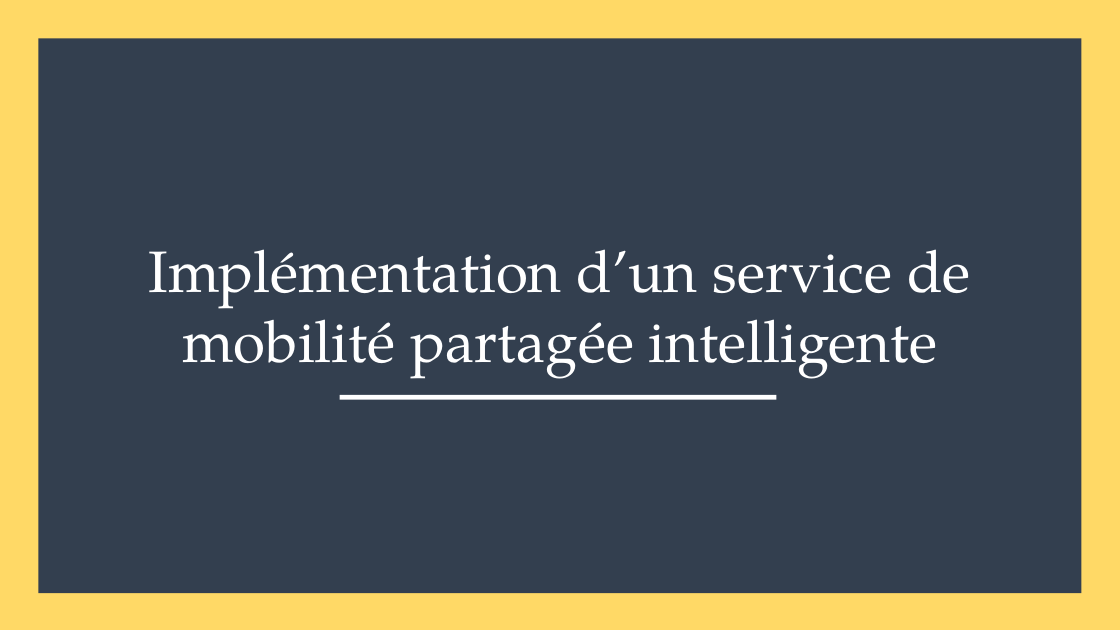
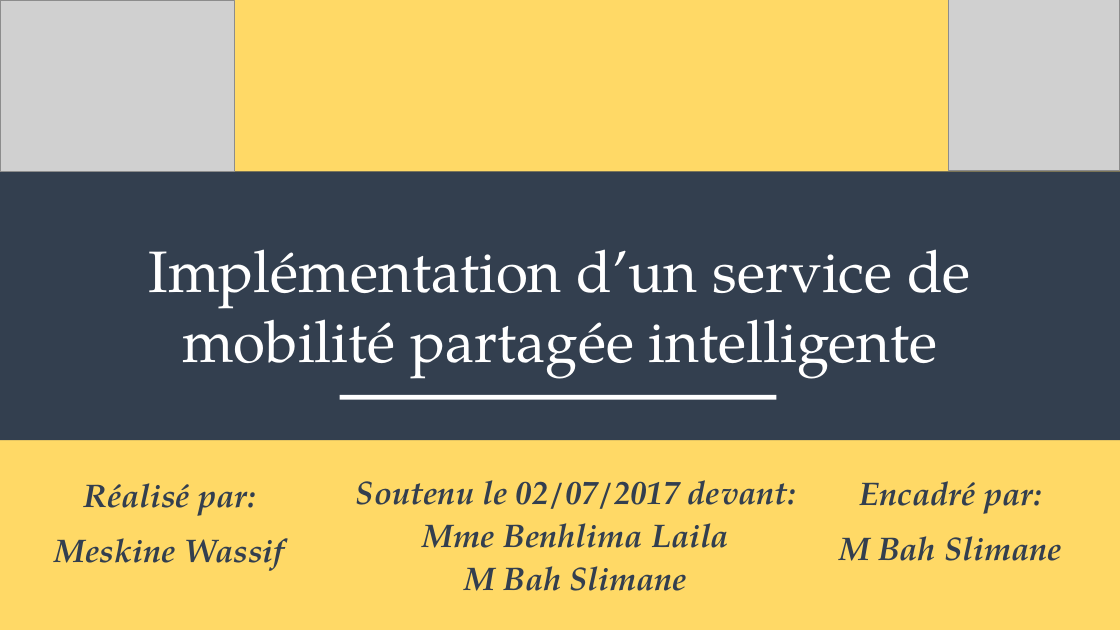
Before and after one commit to Zeuzif/thesis, a slide deck: slide 1 of presentation/Presentation.pptx. Drawn at 1120x630 pixels with LibreOffice and Linux fonts; fonts in the diff are those of the drawing; grey boxes stand for pictures. Boxes give left, top, right and bottom in pixels: in the first picture for what was removed or moved away, otherwise in the second. Text is boxed around its words. In the diff, an @@ line names an element or a change of style, - is before the commit and + after.

```diff
--- a/presentation/Presentation.pptx
+++ b/presentation/Presentation.pptx
@@ picture added at [0,0,234,171] @@
@@ picture added at [949,0,1120,171] @@
@@ rectangle: place and size @@
-rectangle at [39,39,1082,593]
+rectangle at [0,171,1120,440]
@@ text added at [55,483,284,571], 28 pt, text #333F50, bold, italic @@
+Réalisé par:
+Meskine Wassif
@@ text added at [356,480,796,591], 28 pt, text #333F50, bold, italic @@
+Soutenu le 02/07/2017 devant:
+Mme Benhlima Laila
+M Bah Slimane
@@ text added at [839,481,1062,561], 28 pt, text #333F50, bold, italic @@
+Encadré par:
+M Bah Slimane
```
Also in this commit, not shown: 3 other slides changed, 3 slides added, 7 other files.
